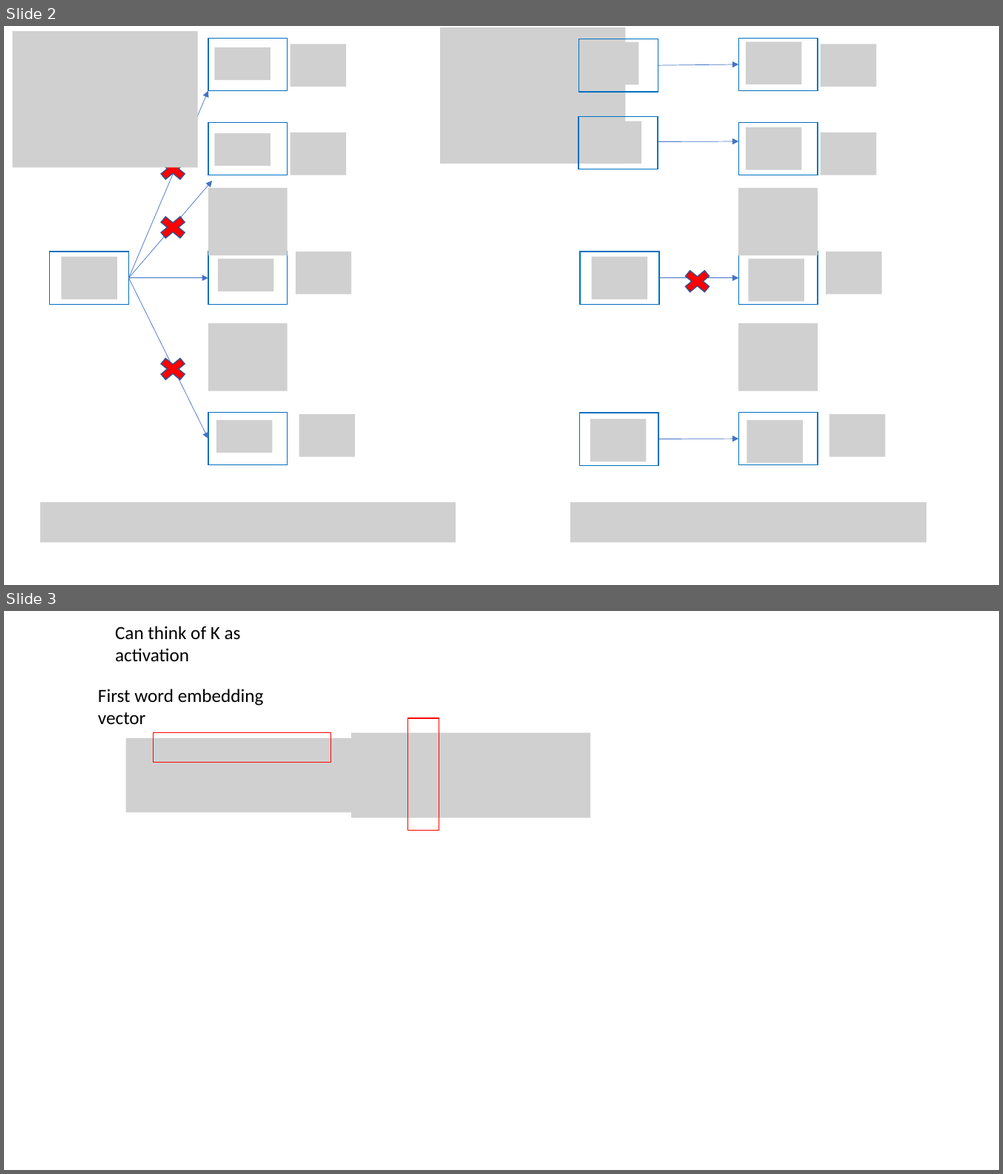
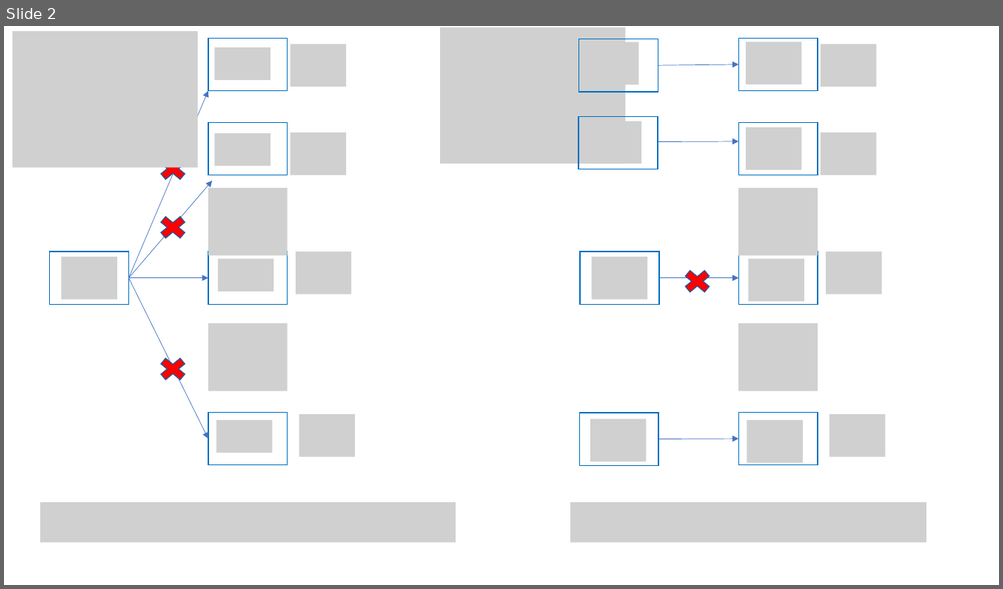
Before and after one commit to beckswu/beckswu.github.io, a slide deck: img/post/Natural-Language-Processing/course2/formula [Autosaved].pptx. Shown one above the other, each under a label of ours: slides 2 and 3 before the commit, slide 2 after it. The pictures are 1003x1174 and 1003x589 pixels, drawn with LibreOffice and Linux fonts; fonts in the diff are those of the drawing; grey boxes stand for pictures. Boxes give left, top, right and bottom in pixels: in the first picture for what was removed or moved away, otherwise in the second. Text is boxed around its words. In the diff, an @@ line names an element or a change of style, - is before the commit and + after.

```diff
--- a/img/post/Natural-Language-Processing/course2/formula [Autosaved].pptx
+++ b/img/post/Natural-Language-Processing/course2/formula [Autosaved].pptx
@@ slide 3 removed at bbox=[4, 611, 999, 1170], background #FFFFFF @@
@@ text removed at bbox=[115, 626, 241, 662] @@
-Can think of K as activation
@@ text removed at bbox=[98, 689, 264, 724] @@
-First word embedding vector
@@ rectangle removed at bbox=[407, 718, 438, 831] @@
@@ picture removed at bbox=[125, 738, 365, 813] @@
@@ rectangle removed at bbox=[153, 732, 331, 762] @@
@@ picture removed at bbox=[351, 732, 590, 817] @@
@@ picture removed at bbox=[345, 753, 385, 798] @@
```
Also in this commit, not shown: 5 slides added, 21 other files.
